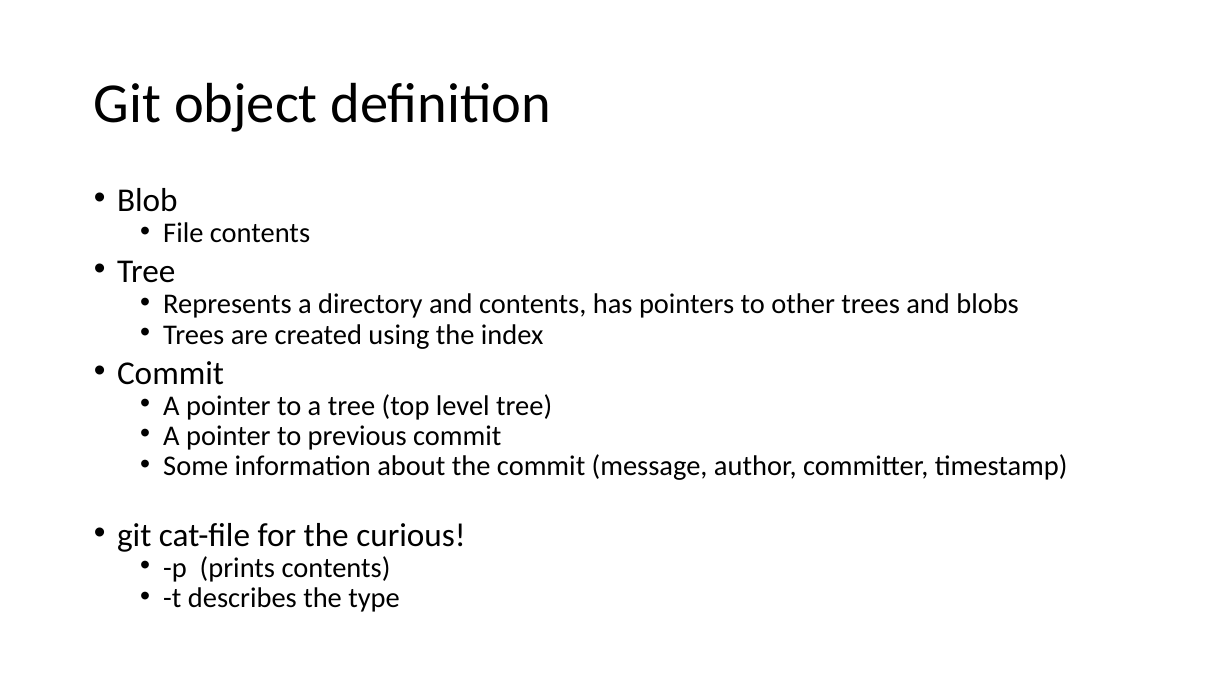
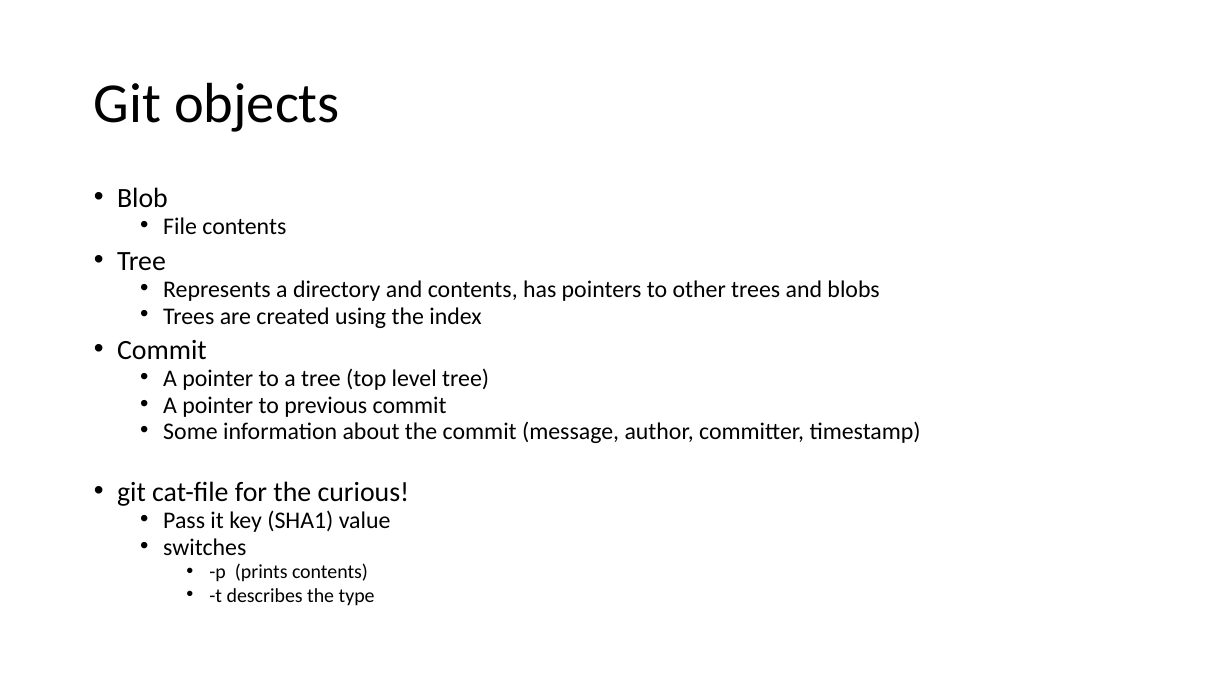
Before and after one commit to milodotnet/bootcamp, a slide deck: slide 20 of SourceControlPresentation.pptx (slide 29 before the commit). Drawn at 1232x693 pixels with LibreOffice and Linux fonts; fonts in the diff are those of the drawing. Boxes give left, top, right and bottom in pixels: in the first picture for what was removed or moved away, otherwise in the second. Text is boxed around its words. In the diff, an @@ line names an element or a change of style, - is before the commit and + after.

Commit message:
incorporated feedback from monday, mixed git and source ctl content to improve the flow

```diff
--- a/SourceControlPresentation.pptx
+++ b/SourceControlPresentation.pptx
@@ title at box(94, 82, 340, 132): text changed @@
-Git object definition
+Git objects
@@ text at box(117, 187, 921, 606): size 25.9 to 21.7 pt in "Blob", "Tree", "Commit", "git cat-file for the curious!"; size 22.2 to 18.6 pt in "File contents", "Represents a directory and contents, has pointers ...", "Trees are created using the index", "A pointer to a tree (top level ..." and 2 more places; size 22.2 to 15.5 pt in "-p (prints contents)", "-t describes the type"; list level 2 to 3 in "-p (prints contents)"; list level 2 to 3 in "-t describes the type" @@
@@ text at box(163, 510, 391, 555): paragraphs added @@
+  • Pass it key (SHA1) value
+  • switches
```
Also in this commit, not shown: 18 other slides changed, 52 slides added, 9 slides removed.
